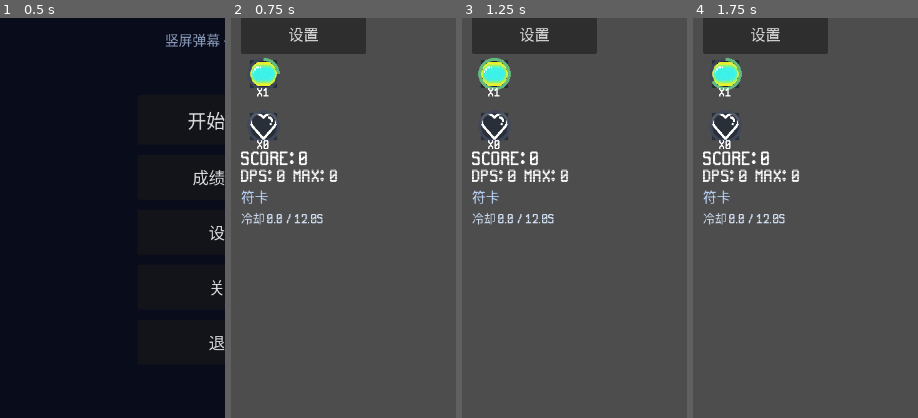
Above: before the commit, frames 1-4 (left to right).
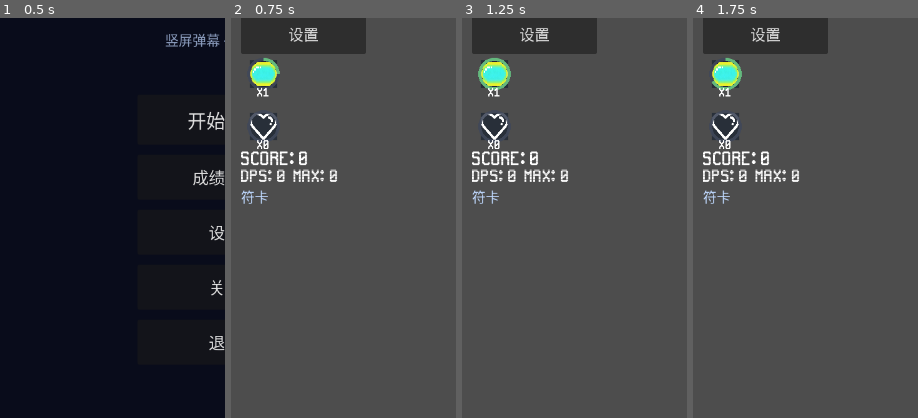
Above: after the commit, the same moments.

Repository: qingzhixing/plane-war
Game: Godot game, scene res://scenes/MainMenu.tscn
Same seed, same stepped clock (60 frames per second), same inputs: the game is played once before the commit and once after it. Sound files missing from this copy of the repository are replaced by a short silence.
Inputs:
- Up to frame 1 (0.5 s): no input
- Up to frame 2 (0.75 s): click "开始游戏" at 0.5 s
- Up to frame 3 (1.25 s): no input
- Up to frame 4 (1.75 s): click "暂停" at 1.25 s
The pictures show only the part of the screen within x 0-50%, y 7-57%; the shares and areas given below are measured in that part.

Frame 1 is identical in both runs. In frame 2, 0.5% of the frame differs, in the area x 4-41%, y 48-52%; in frame 3, 0.5%; in frame 4, 0.5%.

Commit message:
🎨 UI: 取消左侧符卡冷却文本，仅保留按钮提示
Made-with: Cursor

Diff:
--- a/scripts/hud.gd
+++ b/scripts/hud.gd
@@ -60,13 +60,8 @@
 	_ensure_combo_screen_vfx_nodes()
 	if _dps_label != null:
 		_dps_label.mouse_filter = Control.MOUSE_FILTER_IGNORE
-	for n in [
-		get_node_or_null("Root/LeftStatsVBox/SpellTitleLabel"),
-		_spell_stats,
-	]:
-		if n is Control:
-			(n as Control).mouse_filter = Control.MOUSE_FILTER_IGNORE
-	call_deferred("_update_stats_label")
+	if _spell_stats != null:
+		_spell_stats.visible = false
 
 	if _wave_label != null:
 		_wave_label.mouse_filter = Control.MOUSE_FILTER_IGNORE
@@ -130,7 +125,6 @@
 		_update_spell_button()
 	_update_left_slots()
 	_update_side_weapon_cd_slots()
-	_update_stats_label()
 
 
 func _unhandled_input(event: InputEvent) -> void:
@@ -518,14 +512,7 @@
 
 
 func _update_stats_label() -> void:
-	if _spell_stats == null:
-		return
-	var spell_line := "—"
-	if is_instance_valid(_main) and _main.has_method("get_spell_cooldown_remaining"):
-		var sp_r := float(_main.get_spell_cooldown_remaining())
-		var sp_t := float(_main.get_spell_cooldown_total()) if _main.has_method("get_spell_cooldown_total") else 12.0
-		spell_line = "冷却 %.1f / %.1fs" % [sp_r, sp_t]
-	_spell_stats.text = spell_line
+	pass
 
 
 func _ensure_spell_button() -> void:
